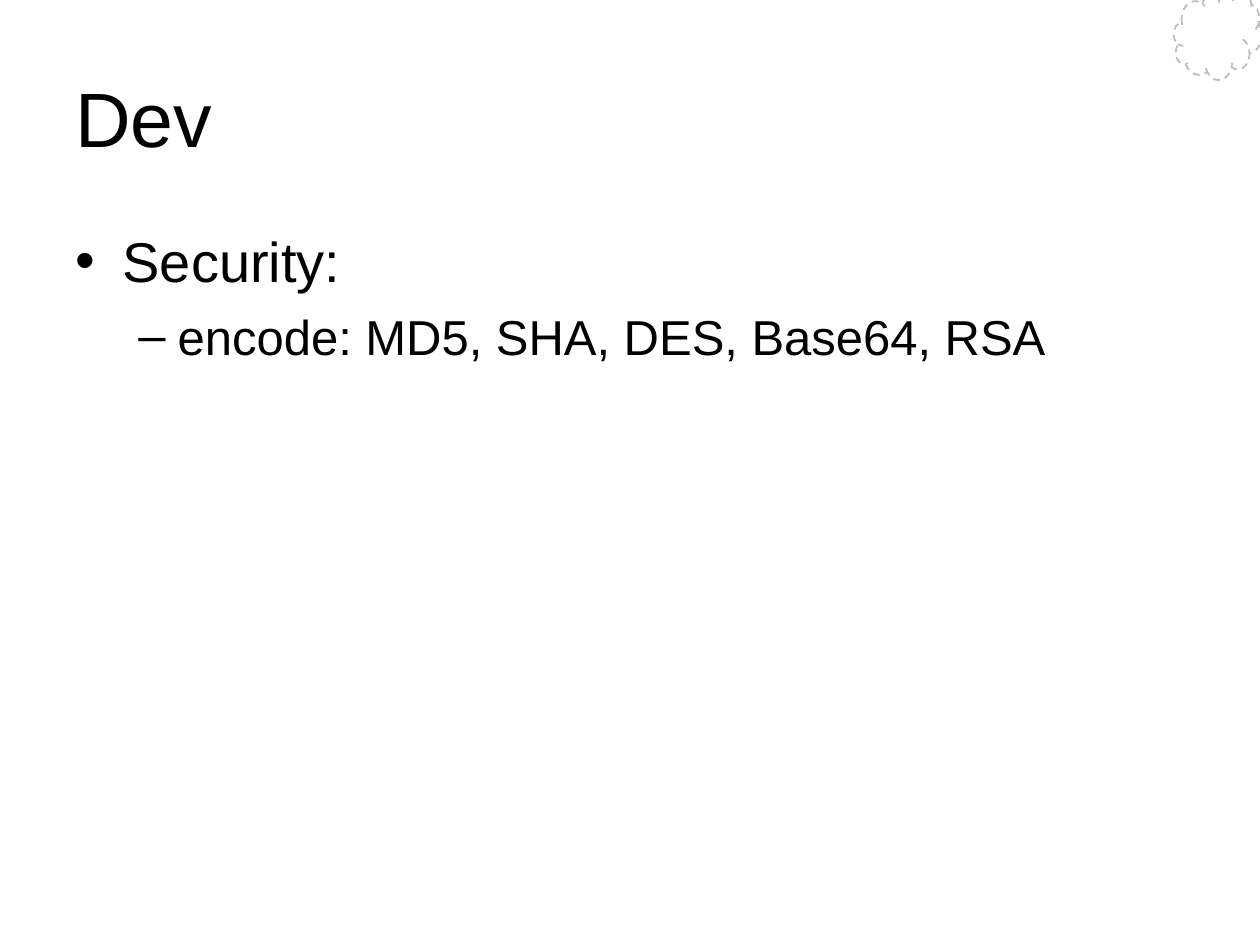
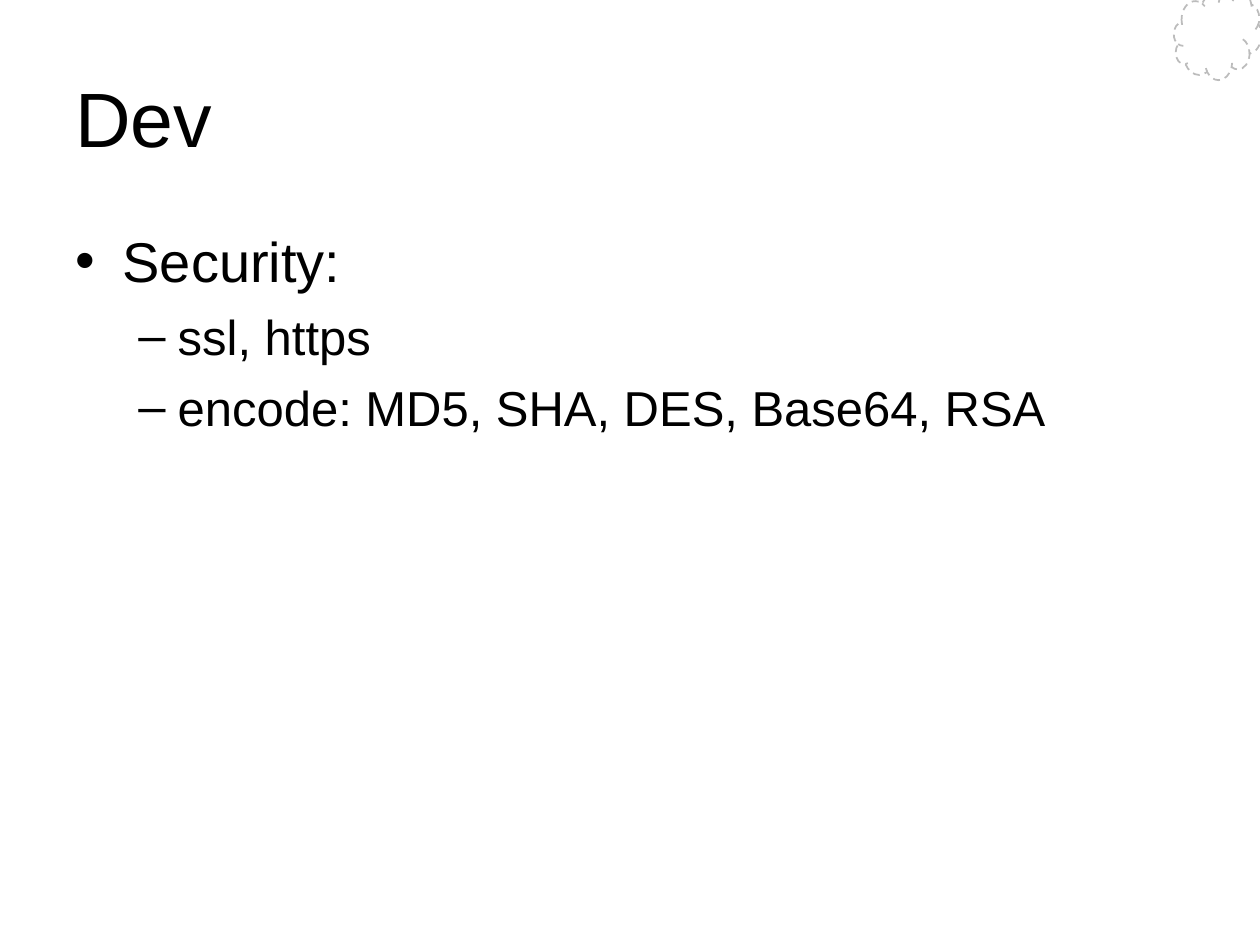
Before and after one commit to Wang-Ray/notes, a slide deck: slide 17 of Architect Pilates.ppt. Drawn at 1260x945 pixels with LibreOffice and Linux fonts; fonts in the diff are those of the drawing; background and template pictures are left out. Boxes give left, top, right and bottom in pixels: in the first picture for what was removed or moved away, otherwise in the second. Text is boxed around its words. In the diff, an @@ line names an element or a change of style, - is before the commit and + after.

```diff
--- a/Architect Pilates.ppt
+++ b/Architect Pilates.ppt
@@ text at <box>178,319,371,365</box>: paragraph added @@
+  – ssl, https
```
Also in this commit, not shown: 2 other slides changed.
